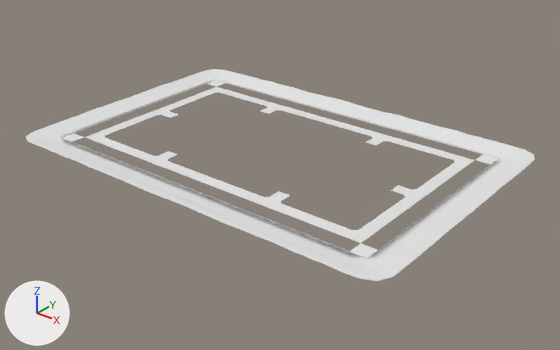
Two versions of the FBX model Assets/Fantastic City Generator/Roads/FBX/Border-Block-01.fbx, one commit apart.
Both versions are drawn from a 50 mm lens placed at (962.0, -1180.0, 674.0), pointed at (28.0, -12.0, -50.0). Arrows for +X, +Y and +Z are at lower left; the lights stay in place. Materials are left out; every surface is plain grey. Objects named as collision shapes, trigger or cutter boxes, shadow casters or lower levels of detail are left out. Where no turn or scale is listed for an object, it has been applied to the vertices. Vertices at the same position are counted once.

Script lines for the objects in view, before the commit:
```python
ob_bd_b = bpy.data.objects.new('BD-B', me_bd_b)
ob_bd_b.location = (0.0, 0.0, 0.0)
ob_bd_l = bpy.data.objects.new('BD-L', me_bd_l)
ob_bd_l.location = (0.0, 0.0, 0.0)
ob_bd_lb = bpy.data.objects.new('BD-LB', me_bd_lb)
ob_bd_lb.location = (0.0, 0.0, 0.0)
ob_bd_lt = bpy.data.objects.new('BD-LT', me_bd_lt)
ob_bd_lt.location = (0.0, 0.0, 0.0)
ob_bd_lt.rotation_euler = (1.571, 0.0, 0.0)  # degrees (90, 0, 0)
ob_bd_lt.scale = (0.01, 0.01, 0.01)
ob_bd_r = bpy.data.objects.new('BD-R', me_bd_r)
ob_bd_r.location = (0.0, 0.0, 0.0)
ob_bd_r.rotation_euler = (1.571, 0.0, 0.0)  # degrees (90, 0, 0)
ob_bd_r.scale = (0.01, 0.01, 0.01)
ob_bd_rb = bpy.data.objects.new('BD-RB', me_bd_rb)
ob_bd_rb.location = (0.0, 0.0, 0.0)
ob_bd_rt = bpy.data.objects.new('BD-RT', me_bd_rt)
ob_bd_rt.location = (0.0, 0.0, 0.0)
ob_bd_t = bpy.data.objects.new('BD-T', me_bd_t)
ob_bd_t.location = (0.0, 0.0, 0.0)
ob_bd_t_sidewalk = bpy.data.objects.new('BD-T-Sidewalk', me_bd_t_sidewalk)
ob_bd_t_sidewalk.location = (0.0, 0.0, 0.0)
# also in view: 'BD-R-Sidewalk' at (332.0, 0.0, 0.0); 'BD-B-Sidewalk' at (0.0, -182.0, 0.0)
```
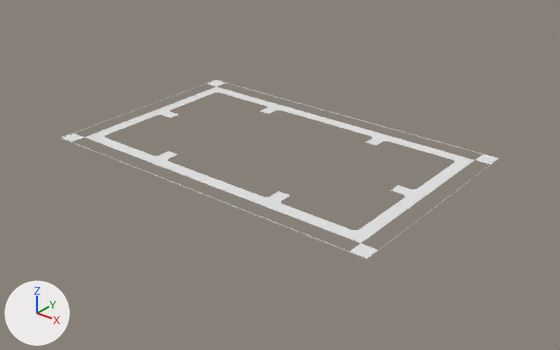
What changed in the scene script:
```text
Change me_bd_l:
    used by ob_bd_l; location = (0.0, 0.0, 0.0)
    remove me_bd_l.from_pydata(...)  # 633 vertices, 480 faces; spans x -466.0..-300.0, y -150.0..150.0, z 0.0..8.0
    add me_bd_l.from_pydata(...)  # 569 vertices, 420 faces; spans x -400.0..-300.0, y -150.0..150.0, z 0.0..2.0
    me_bd_l part 4
    64 vertices are removed from x -466.0..-418.0, y -150.0..150.0, z 0.0..8.0
    60 faces are deleted
Change me_bd_b:
    used by ob_bd_b; location = (0.0, 0.0, 0.0)
    remove me_bd_b.from_pydata(...)  # 1245 vertices, 960 faces; spans x -300.0..300.0, y -316.0..-150.0, z 0.0..8.0
    add me_bd_b.from_pydata(...)  # 1121 vertices, 840 faces; spans x -300.0..300.0, y -250.0..-150.0, z 0.0..2.0
    me_bd_b part 5
    124 vertices are removed from x -300.0..300.0, y -316.0..-268.0, z 0.0..8.0
    120 faces are deleted
Change me_bd_rb:
    used by ob_bd_rb; location = (0.0, 0.0, 0.0)
    remove me_bd_rb.from_pydata(...)  # 361 vertices, 306 faces; spans x 300.0..466.0, y -316.0..-150.0, z 0.0..8.0
    add me_bd_rb.from_pydata(...)  # 303 vertices, 254 faces; spans x 300.0..400.0, y -250.0..-150.0, z 0.0..2.0
    me_bd_rb part 7
    58 vertices are removed from x 300.0..466.0, y -316.0..-150.0, z 0.0..8.0
    52 faces are deleted
Change me_bd_lb:
    used by ob_bd_lb; location = (0.0, 0.0, 0.0)
    remove me_bd_lb.from_pydata(...)  # 361 vertices, 306 faces; spans x -466.0..-300.0, y -316.0..-150.0, z 0.0..8.0
    add me_bd_lb.from_pydata(...)  # 303 vertices, 254 faces; spans x -400.0..-300.0, y -250.0..-150.0, z 0.0..2.0
    me_bd_lb part 6
    58 vertices are removed from x -466.0..-300.0, y -316.0..-150.0, z 0.0..8.0
    52 faces are deleted
Change me_bd_rt:
    used by ob_bd_rt; location = (0.0, 0.0, 0.0)
    remove me_bd_rt.from_pydata(...)  # 361 vertices, 306 faces; spans x 300.0..466.0, y 150.0..316.0, z 0.0..8.0
    add me_bd_rt.from_pydata(...)  # 303 vertices, 254 faces; spans x 300.0..400.0, y 150.0..250.0, z 0.0..2.0
    me_bd_rt part 1
    58 vertices are removed from x 300.0..466.0, y 150.0..316.0, z 0.0..8.0
    52 faces are deleted
Change me_bd_lt:
    used by ob_bd_lt; location = (0.0, 0.0, 0.0); rotation_euler = (1.571, 0.0, 0.0), in degrees (90, 0, 0); scale = (0.01, 0.01, 0.01)
    remove me_bd_lt.from_pydata(...)  # 361 vertices, 306 faces; spans x -46600.0..-30000.0, y 0.0..803.0, z -31600.0..-15000.0
    add me_bd_lt.from_pydata(...)  # 303 vertices, 254 faces; spans x -40000.0..-30000.0, y 0.0..215.0, z -25000.0..-15000.0
    me_bd_lt part 2
    58 vertices are removed from x -46600.0..-30000.0, y 15.0..803.0, z -31600.0..-15000.0
    52 faces are deleted
Change me_bd_r:
    used by ob_bd_r; location = (0.0, 0.0, 0.0); rotation_euler = (1.571, 0.0, 0.0), in degrees (90, 0, 0); scale = (0.01, 0.01, 0.01)
    remove me_bd_r.from_pydata(...)  # 633 vertices, 480 faces; spans x 30000.0..46600.0, y 0.0..848.0, z -15000.0..15000.0
    add me_bd_r.from_pydata(...)  # 569 vertices, 420 faces; spans x 30000.0..40000.0, y 0.0..215.0, z -15000.0..15000.0
    me_bd_r part 3
    64 vertices are removed from x 41800.0..46600.0, y 15.0..848.0, z -15000.0..15000.0
    60 faces are deleted
Change me_bd_t:
    used by ob_bd_t; location = (0.0, 0.0, 0.0)
    remove me_bd_t.from_pydata(...)  # 1245 vertices, 960 faces; spans x -300.0..300.0, y 150.0..316.0, z 0.0..9.0
    add me_bd_t.from_pydata(...)  # 1121 vertices, 840 faces; spans x -300.0..300.0, y 150.0..250.0, z 0.0..2.0
    me_bd_t part 8
    124 vertices are removed from x -300.0..300.0, y 268.0..316.0, z 0.0..9.0
    120 faces are deleted
```

Where the change shows, as pixel boxes [x1, y1, x2, y2] in the pictures (560 x 350 px):
'BD-B', reshaped (9% narrower, 11% shorter): before [65, 141, 337, 252]; after [90, 141, 337, 240]
'BD-T', reshaped (12% shorter): before [230, 79, 469, 155]; after [230, 88, 455, 155]
'BD-RB', reshaped (41% narrower, 39% shorter): before [295, 225, 433, 281]; after [318, 225, 399, 259]
'BD-R', reshaped (23% narrower, 12% shorter): before [370, 168, 509, 244]; after [370, 168, 477, 235]
'BD-RT', reshaped (38% narrower, 36% shorter): before [442, 135, 535, 181]; after [442, 146, 499, 175]
'BD-L', reshaped (15% narrower, 14% shorter): before [78, 83, 205, 131]; after [97, 90, 205, 131]
'BD-LB', reshaped (40% narrower, 36% shorter): before [26, 116, 112, 157]; after [61, 124, 112, 150]
'BD-LT', reshaped (38% narrower, 41% shorter): before [171, 69, 260, 95]; after [189, 80, 244, 95]
part 1 of me_bd_rt, deleted: before [457, 135, 535, 181]
part 2 of me_bd_lt, deleted: before [171, 69, 260, 90]
part 3 of me_bd_r, deleted: before [400, 175, 509, 244]
part 4 of me_bd_l, deleted: before [78, 83, 187, 124]
part 5 of me_bd_b, deleted: before [65, 150, 317, 252]
part 6 of me_bd_lb, deleted: before [26, 116, 95, 157]
part 7 of me_bd_rb, deleted: before [295, 235, 433, 281]
part 8 of me_bd_t, deleted: before [246, 79, 469, 146]
